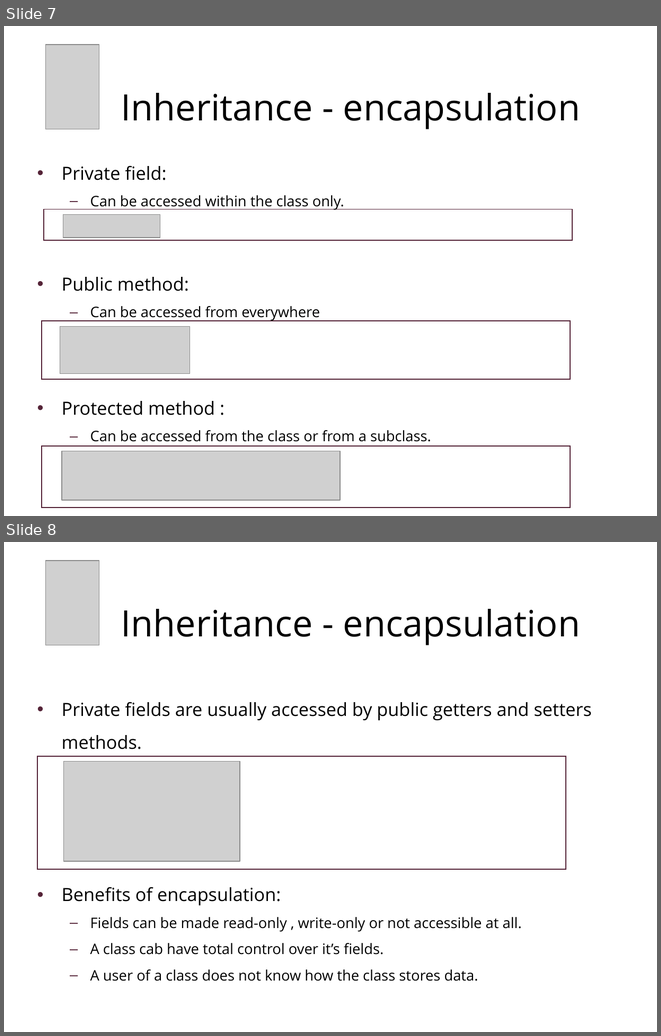
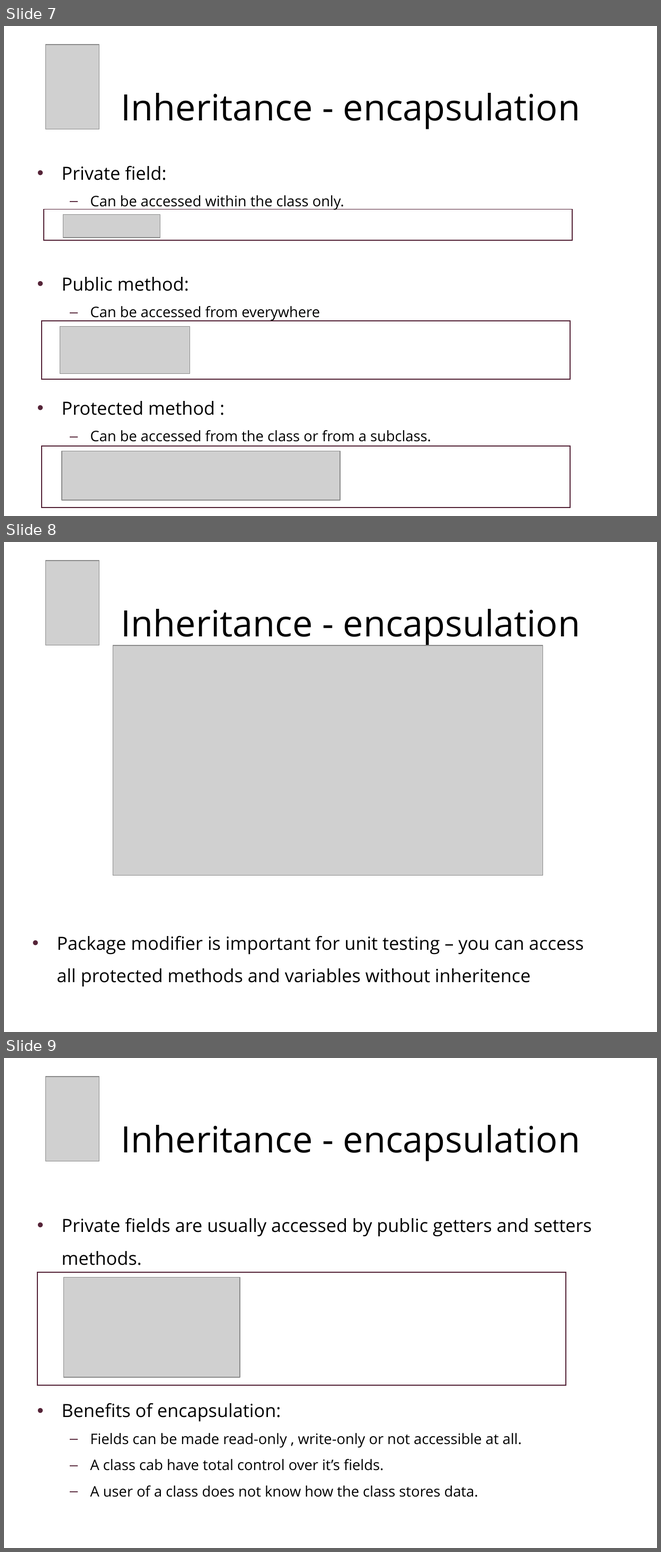
Before and after one commit to chaimt/Tikal-Java-RoadMap, a slide deck: Presentations/1b - Inheritance.pptx. Shown one above the other, each under a label of ours: slides 7 and 8 before the commit, slides 7, 8 and 9 after it. The pictures are 661x1036 and 661x1552 pixels, drawn with LibreOffice and Linux fonts; fonts in the diff are those of the drawing; grey boxes stand for pictures; background and template pictures are left out. Boxes give left, top, right and bottom in pixels: in the first picture for what was removed or moved away, otherwise in the second. Text is boxed around its words. In the diff, an @@ line names an element or a change of style, - is before the commit and + after.

```diff
--- a/Presentations/1b - Inheritance.pptx
+++ b/Presentations/1b - Inheritance.pptx
@@ slide 8 added at (x1=4, y1=542, x2=657, y2=1032), background picture (left out) @@
@@ picture added at (x1=46, y1=560, x2=99, y2=645) @@
@@ title added at (x1=121, y1=609, x2=580, y2=646), 40 pt, text #000000 @@
+Inheritance - encapsulation
@@ picture added at (x1=113, y1=645, x2=542, y2=875) @@
@@ text added at (x1=57, y1=935, x2=584, y2=987), 20 pt, text #000000 @@
+• Package modifier is important for unit testing – you can access all protected methods and variables without inheritence
@@ what was slide 8 is now slide 9 @@
```
Also in this commit, not shown: 5 slides changed, 2 slides removed, 1 other file.
